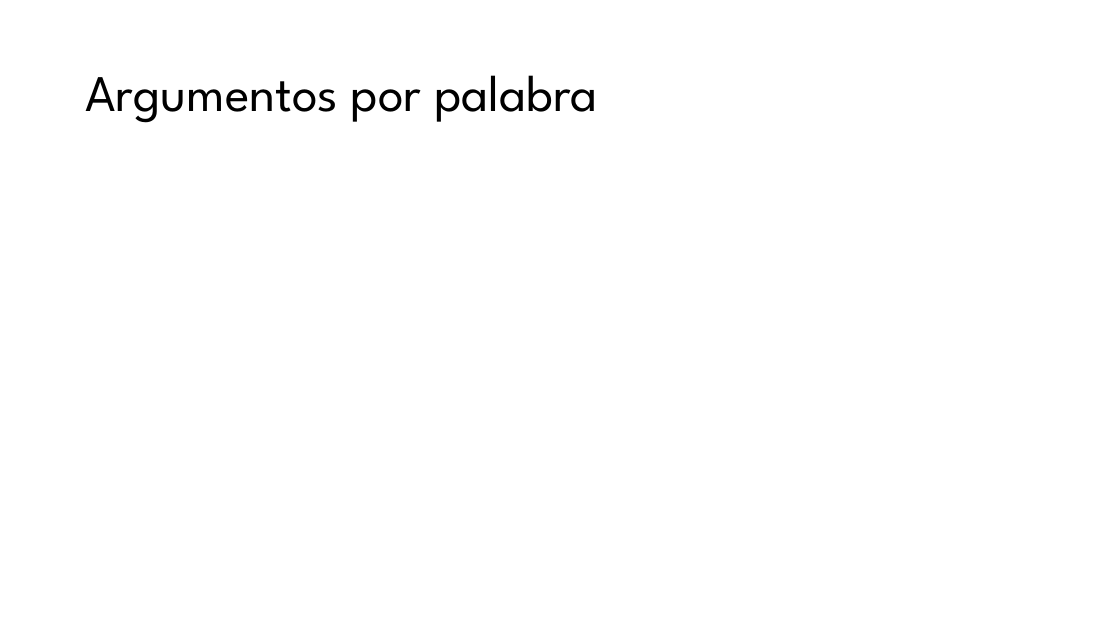
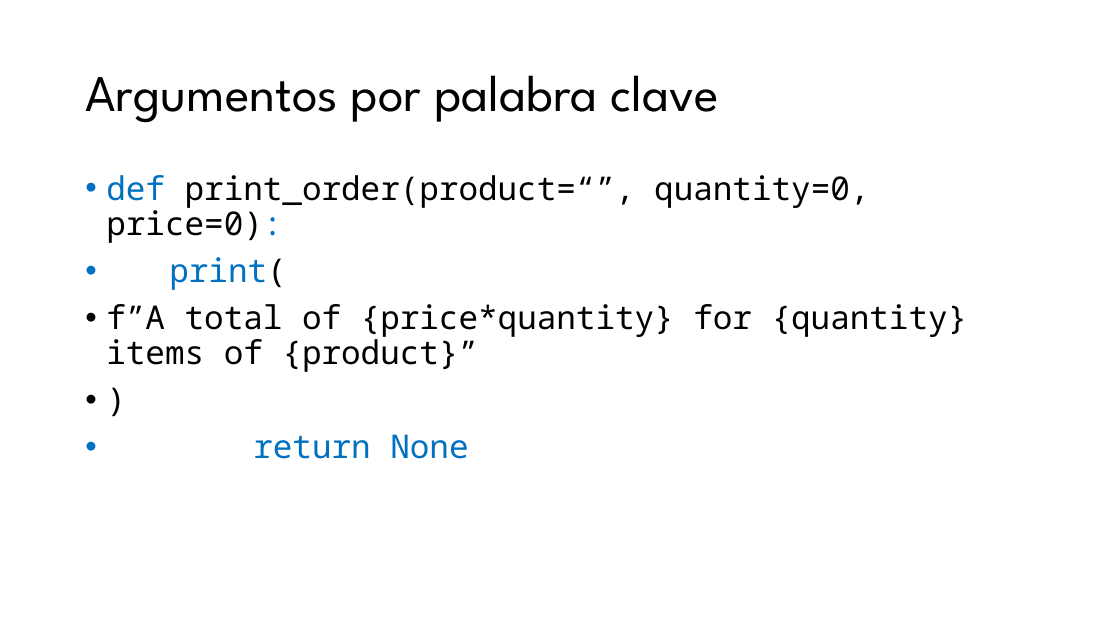
Before and after one commit to ccaballeroh/IntroPython, a slide deck: slide 7 of slides/Programación con Python07.pptx (slide 5 before the commit). Drawn at 1120x630 pixels with LibreOffice and Linux fonts; fonts in the diff are those of the drawing. Boxes give left, top, right and bottom in pixels: in the first picture for what was removed or moved away, otherwise in the second. Text is boxed around its words. In the diff, an @@ line names an element or a change of style, - is before the commit and + after.

```diff
--- a/slides/Programación con Python07.pptx
+++ b/slides/Programación con Python07.pptx
@@ title at (85,75,719,123): text changed @@
-Argumentos por palabra
+Argumentos por palabra clave
@@ text added at (106,175,968,459), 28 pt, text #000000 @@
+• def print_order(product=“”, quantity=0, price=0):
+• print(
+• f”A total of {price*quantity} for {quantity} items of {product}”
+• )
+• return None
```
Also in this commit, not shown: 2 other slides changed, 3 slides added, 10 other files.
